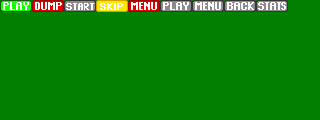
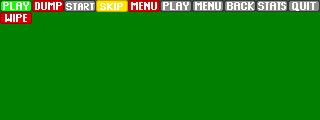
Before/after of a 320px x 120px layered artwork. What changed in the layer stack:
painted on "Hintergrund" over [0, 0, 320, 24]